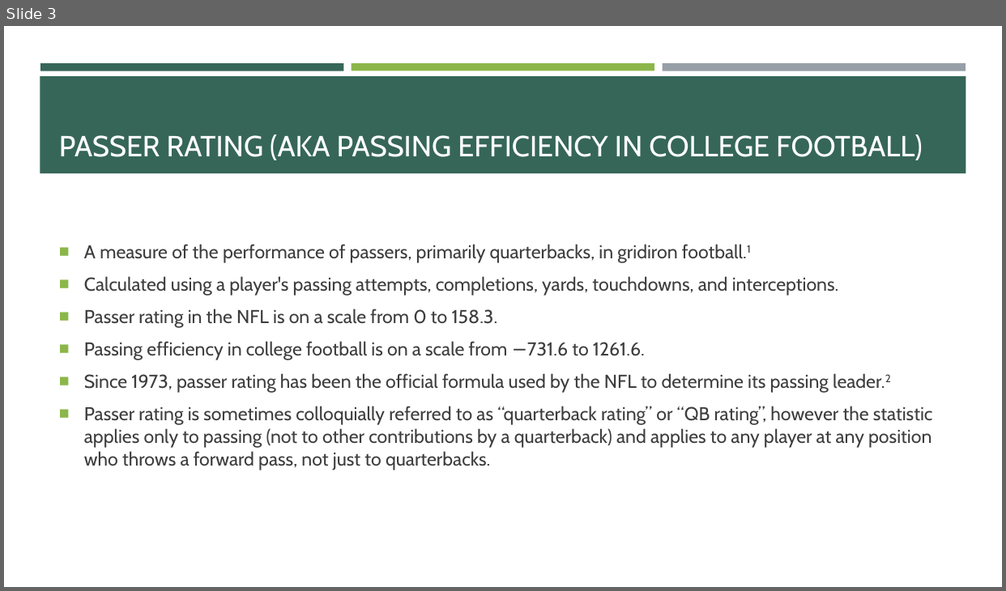
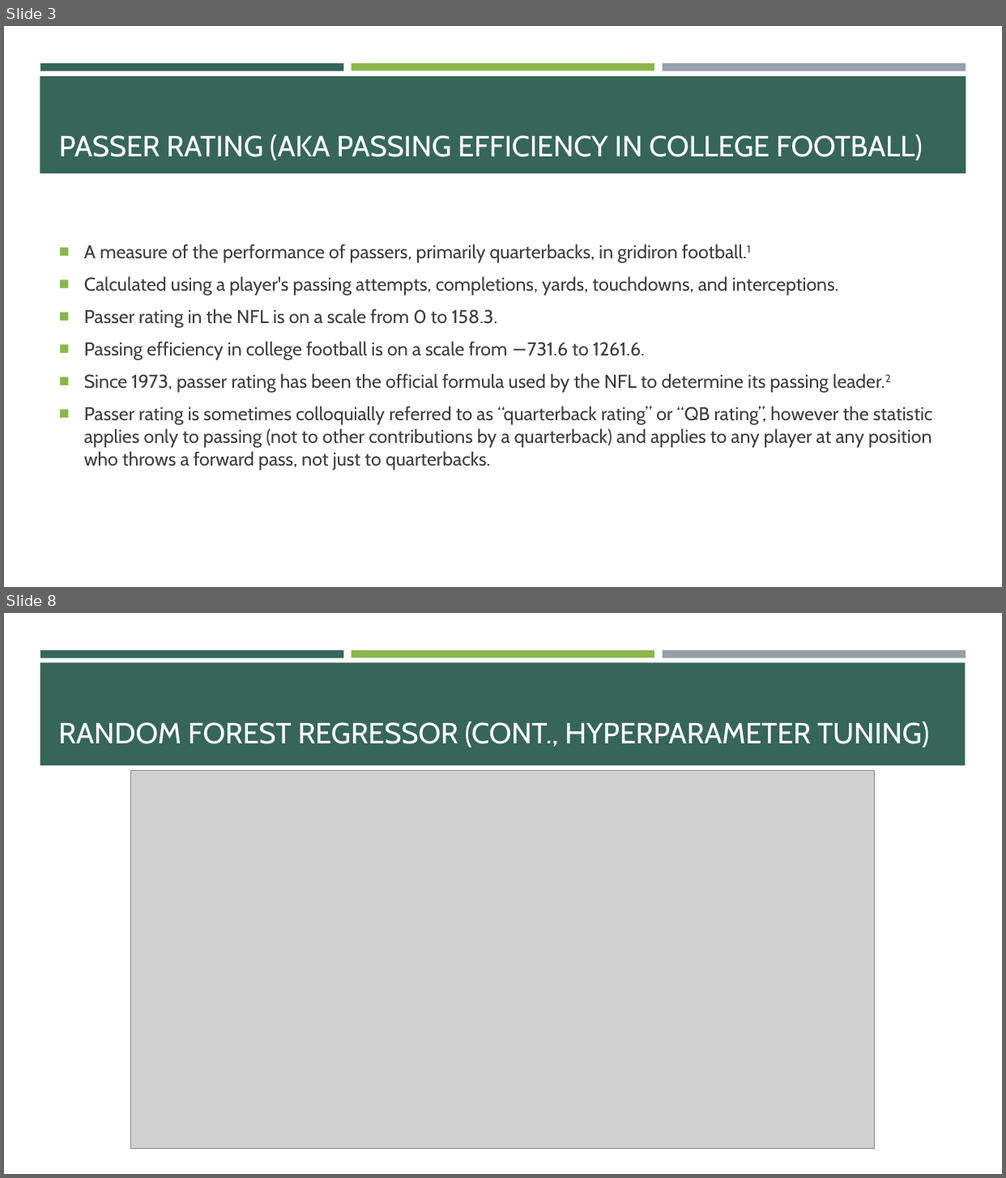
Before and after one commit to haverga/project_04, a slide deck: p4_slides.pptx. Shown one above the other, each under a label of ours: slide 3 before the commit, slides 3 and 8 after it; the slides between them are not shown. The pictures are 1006x591 and 1006x1178 pixels, drawn with LibreOffice and Linux fonts; fonts in the diff are those of the drawing; grey boxes stand for pictures. Boxes give left, top, right and bottom in pixels: in the first picture for what was removed or moved away, otherwise in the second. Text is boxed around its words. In the diff, an @@ line names an element or a change of style, - is before the commit and + after.

```diff
--- a/p4_slides.pptx
+++ b/p4_slides.pptx
@@ slide 8 added at (4, 613, 1002, 1174), background #FFFFFF; not listed: 3 template elements that a slide beside it also shows @@
@@ rectangle added at (40, 662, 965, 766), fill #366658 @@
@@ title added at (58, 722, 929, 747), 28 pt, text #FFFFFF @@
+RANDOM FOREST REGRESSOR (CONT., HYPERPARAMETER TUNING)
@@ picture added at (130, 770, 874, 1149) @@
```
Also in this commit, not shown: 1 slide changed, 23 other slides added, 1 other file.
